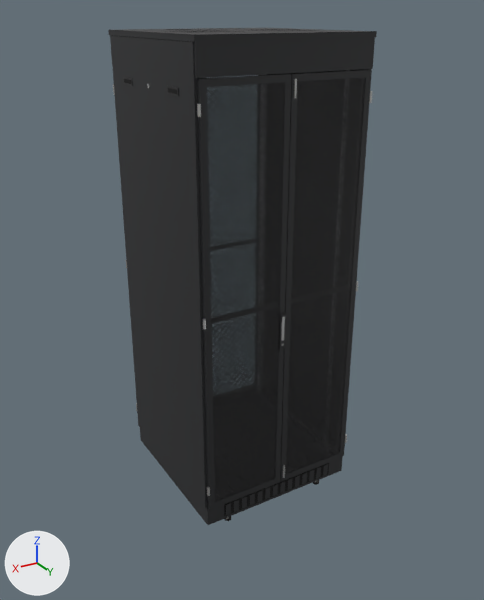
Renders of the glTF model assets/models/rack_pro.glb from each side of a commit.
One viewpoint serves both versions: a 50 mm camera at (1.74, 2.95, 2.56) aimed at (-0.08, -0.08, 1.05). Every picture has the same lights, and +X, +Y and +Z are marked at lower left. The older version comes first. Where no turn or scale is listed for an object, it has been applied to the vertices.

The scene before the commit, as lines of its bpy script (objects in view):
```python
ob_rack_pro_hinge_frontdoor = bpy.data.objects.new('rack_pro_Hinge_FrontDoor', None)
ob_rack_pro_hinge_frontdoor.parent = ob_rack_pro
ob_rack_pro_hinge_frontdoor.location = (0.45, -0.466, 0.0)
ob_rack_pro_hinge_reardoor_l = bpy.data.objects.new('rack_pro_Hinge_RearDoor_L', None)
ob_rack_pro_hinge_reardoor_l.parent = ob_rack_pro
ob_rack_pro_hinge_reardoor_l.location = (-0.45, 0.466, 0.0)
ob_rack_pro_hinge_reardoor_r = bpy.data.objects.new('rack_pro_Hinge_RearDoor_R', None)
ob_rack_pro_hinge_reardoor_r.parent = ob_rack_pro
ob_rack_pro_hinge_reardoor_r.location = (0.45, 0.466, 0.0)
ob_rack_pro_reardoor_r = bpy.data.objects.new('rack_pro_RearDoor_R', me_rack_pro_reardoor_r)
ob_rack_pro_reardoor_r.parent = ob_rack_pro_hinge_reardoor_r
ob_rack_pro_reardoor_r.location = (0.0, 0.0, 0.0)
ob_rack_pro_sidepanel_l = bpy.data.objects.new('rack_pro_SidePanel_L', me_rack_pro_sidepanel_l)
ob_rack_pro_sidepanel_l.location = (-0.454, 0.0, 1.314)
ob_rack_pro_sidepanel_r = bpy.data.objects.new('rack_pro_SidePanel_R', me_rack_pro_sidepanel_r)
ob_rack_pro_sidepanel_r.location = (0.454, 0.0, 1.314)
# also in view: 'rack_pro_Plinth' at (0.0, 0.0, 0.12); 'rack_pro_Frame' at (0.0, 0.0, 1.31); 'rack_pro_RearDoor_L' at (-0.23, 0.46, 1.25); 'rack_pro_Roof' at (0.0, 0.0, 2.46); 'rack_pro_FrontDoor' at (0.01, -0.46, 1.25)
```
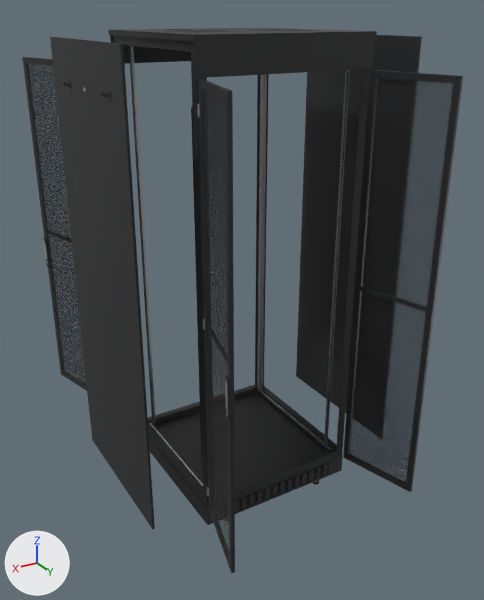
ob_rack_pro_hinge_frontdoor is not drawn itself; it is the parent of ob_rack_pro_frontdoor.
ob_rack_pro_hinge_reardoor_l is not drawn itself; it is the parent of ob_rack_pro_reardoor_l.
ob_rack_pro_hinge_reardoor_r is not drawn itself; it is the parent of ob_rack_pro_reardoor_r.

Pixel boxes (x1, y1, x2, y2) of what changed, in the pictures (484 x 600 px):
```json
{"object": "rack_pro_SidePanel_R", "change": "moved", "before": [110, 36, 207, 508], "after": [50, 37, 155, 529]}
{"object": "rack_pro_RearDoor_L", "change": "turned", "before": [280, 70, 372, 481], "after": [343, 70, 463, 492]}
{"object": "rack_pro_RearDoor_R", "change": "turned", "before": [197, 74, 291, 509], "after": [197, 79, 235, 573]}
{"object": "rack_pro_SidePanel_L", "change": "moved", "before": [264, 69, 371, 444], "after": [296, 35, 422, 438]}
{"object": "rack_pro_FrontDoor", "change": "turned", "before": [113, 75, 257, 411], "after": [22, 57, 87, 391]}
```

Scene script edits in JSON lines:
```json
{"op": "set", "path": "ob_rack_pro_hinge_frontdoor.rotation_euler", "old": "(0.0, 0.0, 0.0)", "new": "(0.0, 0.0, 1.833)", "note": "degrees (0, 0, 0) -> degrees (0, 0, 105)"}
{"op": "set", "path": "ob_rack_pro_hinge_reardoor_l.rotation_euler", "old": "(0.0, 0.0, 0.0)", "new": "(0.0, 0.0, 1.833)", "note": "degrees (0, 0, 0) -> degrees (0, 0, 105)"}
{"op": "set", "path": "ob_rack_pro_hinge_reardoor_r.rotation_euler", "old": "(0.0, 0.0, 0.0)", "new": "(0.0, 0.0, -1.833)", "note": "degrees (0, 0, 0) -> degrees (0, 0, -105)"}
{"op": "set", "path": "ob_rack_pro_sidepanel_l.location", "old": "(-0.454, 0.0, 1.314)", "new": "(-0.754, 0.0, 1.314)"}
{"op": "set", "path": "ob_rack_pro_sidepanel_r.location", "old": "(0.454, 0.0, 1.314)", "new": "(0.754, 0.0, 1.314)"}
```
